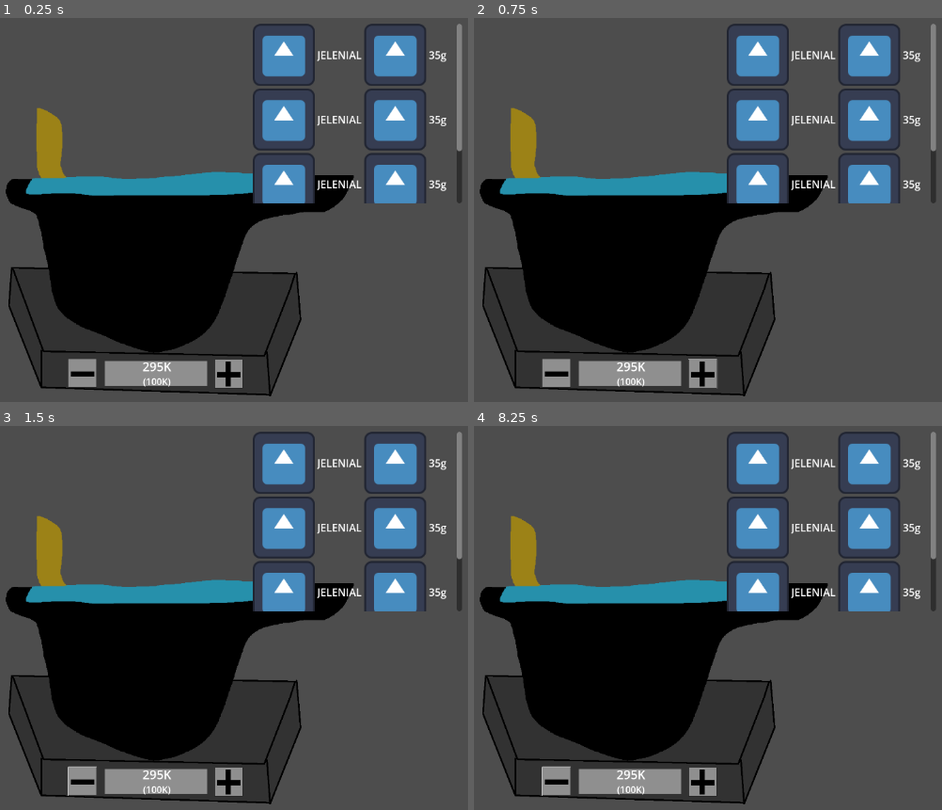
Above: before the commit, frames 1-4 (two rows, left to right).
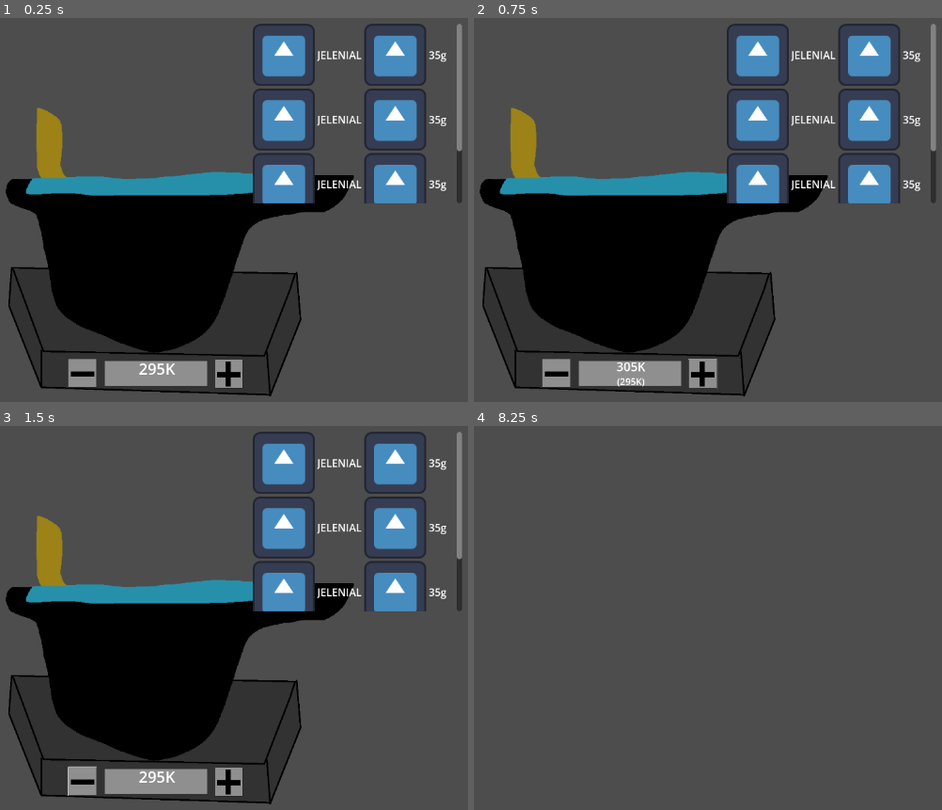
Above: after the commit, the same moments.

Repository: Gutek8134/poison-craft
Game: Godot game, scene res://scenes/prefabs/cauldron.tscn
The game is run twice, just before and just after one commit, with the same random seed, the same clock (stepped at 60 frames per second) and the same inputs. The project has no main scene, so this scene is started directly. The engine's default icon, where the game draws it, is replaced by a stand-in: a white triangle on a blue panel in a dark square.
Inputs (mouse positions are in pixels of both pictures, inside the frame that each line leads up to):
- Up to frame 1 (0.25 s): no input
- Up to frame 2 (0.75 s): click (703, 375) at 0.5 s
- Up to frame 3 (1.5 s): click (84, 783) at 1.25 s
- Up to frame 4 (8.25 s): click (703, 783) at 2 s; click (558, 783) at 2.75 s; click (703, 783) at 3.5 s; click (558, 783) at 4.25 s; tap Enter at 5, 6.5, 8 s; hold Shift 5.03-5.78 s; tap Space at 5.75, 7.25 s; tap Ctrl at 5.85, 7.35 s; hold Shift 6.53-7.28 s; hold Shift from 8.03 s (still down)

The runs differ from the first frame. In frame 1, 0.2% of the frame differs, in the area x 29-38%, y 89-97%; in frame 2, less than 0.1%; in frame 3, 0.2%; in frame 4, 40%, in the area x 1-99%, y 1-99%.
Error before the commit: Parse Error: Cannot find property "name" on base "String". (res://scripts/cauldron.gd:87)

Commit message:
partially refactored substance table

Diff:
--- a/content/data/main_data_table.tres
+++ b/content/data/main_data_table.tres
@@ -1,17 +1,8 @@
-[gd_resource type="Resource" script_class="SubstanceDataTable" load_steps=5 format=3 uid="uid://4eamlarl4t1g"]
+[gd_resource type="Resource" script_class="SubstanceDataTable" load_steps=2 format=3 uid="uid://4eamlarl4t1g"]
 
-[ext_resource type="Script" path="res://scripts/dataclasses/substance_name.gd" id="1_ehcgw"]
 [ext_resource type="Script" path="res://scripts/dataclasses/substance_table.gd" id="1_vo0rq"]
-[ext_resource type="Resource" uid="uid://c3w2baqpvnm2q" path="res://content/data/substance_data_resources/Jelenial_gas.tres" id="2_uqeky"]
-
-[sub_resource type="Resource" id="Resource_pvfyj"]
-script = ExtResource("1_ehcgw")
-name = "Jelenial"
-current_state_of_matter = 0
 
 [resource]
 script = ExtResource("1_vo0rq")
-data = {
-SubResource("Resource_pvfyj"): ExtResource("2_uqeky")
-}
+data = {}
 name = "main"
--- a/content/data/substance_data_resources/Jelenial_gas.tres
+++ b/content/data/substance_data_resources/Jelenial_gas.tres
@@ -1,16 +1,11 @@
-[gd_resource type="Resource" script_class="SubstanceData" load_steps=4 format=3 uid="uid://c3w2baqpvnm2q"]
+[gd_resource type="Resource" script_class="SubstanceData" load_steps=2 format=3 uid="uid://c3w2baqpvnm2q"]
 
-[ext_resource type="Script" path="res://scripts/dataclasses/substance_name.gd" id="1_4px13"]
 [ext_resource type="Script" path="res://scripts/dataclasses/substance_data.gd" id="2_k20nh"]
-
-[sub_resource type="Resource" id="Resource_e1ryh"]
-script = ExtResource("1_4px13")
-name = "Jelenial"
-current_state_of_matter = 2
 
 [resource]
 script = ExtResource("2_k20nh")
-name = SubResource("Resource_e1ryh")
+name = ""
+current_state_of_matter = 2
 effects = Array[Resource("res://scripts/dataclasses/substance_effect_data.gd")]([])
 possible_reactions = Array[Resource("res://scripts/dataclasses/substance_reaction_data.gd")]([])
 melting_temperature = 270
--- a/scripts/cauldron.gd
+++ b/scripts/cauldron.gd
@@ -84,10 +84,10 @@
 
 ## Amount in grams
 func add_substance(substance: Substance, amount: int):
-	if substance.data.name.name not in content:
-		content[substance.data.name.name] = amount
-	else:
-		content[substance.data.name.name] += amount
+	if substance.data.name not in content:
+		content[substance.data.name] = amount
+	else:
+		content[substance.data.name] += amount
 	update_substance_display()
 
 ## Amount in grams
--- a/scripts/dataclasses/substance_data.gd
+++ b/scripts/dataclasses/substance_data.gd
@@ -3,7 +3,7 @@
 extends Resource
 
 @export_group("Base Data")
-@export var name := ""
+@export var substance_type := ""
 @export var current_state_of_matter := SubstanceData.STATE_OF_MATTER.SOLID
 @export var effects: Array[SubstanceEffect] = []
 @export var possible_reactions: Array[SubstanceReaction] = []
@@ -14,6 +14,10 @@
 
 @export_group("Graphics")
 @export var icon: Image
+
+var name: String:
+    get:
+        return substance_type + SubstanceData.state_of_matter_to_string(current_state_of_matter)
 
 enum STATE_OF_MATTER {
     GAS,
@@ -55,7 +59,7 @@
 # }
 
 func _init(p_name: String="", p_effects: Array[SubstanceEffect]=[], p_possible_reactions: Array[SubstanceReaction]=[], p_melting_temperature: int=270, p_ignition_temperature: int=500, p_vaporisation_temperature: int=400):
-    name = p_name
+    substance_type = p_name
     effects = p_effects
     possible_reactions = p_possible_reactions
     melting_temperature = p_melting_temperature
@@ -65,3 +69,6 @@
 
 func _eq(other: SubstanceData) -> bool:
     return name == other.name
+
+static func state_of_matter_to_string(state_of_matter: STATE_OF_MATTER) -> String:
+    return SubstanceData.STATE_OF_MATTER.keys()[state_of_matter]
--- a/scripts/dataclasses/substance_table.gd
+++ b/scripts/dataclasses/substance_table.gd
@@ -2,7 +2,7 @@
 
 extends Resource
 
-## key(string) : SubstanceData
+## key(substance name) : SubstanceData
 @export var data: Dictionary = {}
 @export var name: String
 
@@ -31,42 +31,42 @@
 
 func _add_temperature_reactions() -> void:
     for substance_name in data:
-        var substance = data[substance_name]
+        var substance: SubstanceData = data[substance_name]
         var temperature_reactions = [
             SubstanceReaction.new(
                 "%s melting" % substance_name,
-                SubstanceName.new(substance_name, SubstanceData.STATE_OF_MATTER.SOLID),
+                substance.name,
                 10,
-                SubstanceName.new(substance_name, SubstanceData.STATE_OF_MATTER.SOLID),
+                substance.name,
                 0,
-                {SubstanceName.new(substance_name, SubstanceData.STATE_OF_MATTER.LIQUID): 10},
+                {substance.substance_type + SubstanceData.state_of_matter_to_string(SubstanceData.STATE_OF_MATTER.LIQUID): 10},
                 ReactionConditions.new(substance.melting_temperature, substance_name.ignition_temperature, []),
                 1),
             SubstanceReaction.new(
                 "%s solidification" % substance_name,
-                SubstanceName.new(substance_name, SubstanceData.STATE_OF_MATTER.LIQUID),
+                substance.name,
                 10,
-                SubstanceName.new(substance_name, SubstanceData.STATE_OF_MATTER.LIQUID),
+                substance.name,
                 0,
-                {SubstanceName.new(substance_name, SubstanceData.STATE_OF_MATTER.SOLID): 10},
+                {substance.substance_type + SubstanceData.state_of_matter_to_string(SubstanceData.STATE_OF_MATTER.SOLID): 10},
                 ReactionConditions.new(0, substance_name.melting_temperature, []),
                 1),
             SubstanceReaction.new(
                 "%s vaporisation" % substance_name,
-                SubstanceName.new(substance_name, SubstanceData.STATE_OF_MATTER.LIQUID),
+                substance.name,
                 10,
-                SubstanceName.new(substance_name, SubstanceData.STATE_OF_MATTER.LIQUID),
+                substance.name,
                 0,
-                {SubstanceName.new(substance_name, SubstanceData.STATE_OF_MATTER.GAS): 10},
+                {substance.substance_type + SubstanceData.state_of_matter_to_string(SubstanceData.STATE_OF_MATTER.GAS): 10},
                 ReactionConditions.new(substance.vaporisation_temperature, substance_name.ignition_temperature, []),
                 1),
             SubstanceReaction.new(
-                "%s ignition" % substance_name,
-                SubstanceName.new(substance_name, SubstanceData.STATE_OF_MATTER.GAS),
+                "%s condensation" % substance_name,
+                substance.name,
                 10,
-                SubstanceName.new(substance_name, SubstanceData.STATE_OF_MATTER.GAS),
+                substance.name,
                 0,
-                {SubstanceName.new(substance_name, SubstanceData.STATE_OF_MATTER.LIQUID): 10},
+                {substance.substance_type + SubstanceData.state_of_matter_to_string(SubstanceData.STATE_OF_MATTER.LIQUID): 10},
                 ReactionConditions.new(substance.melting_temperature, substance_name.vaporisation_temperature, []),
                 1),
         ]
